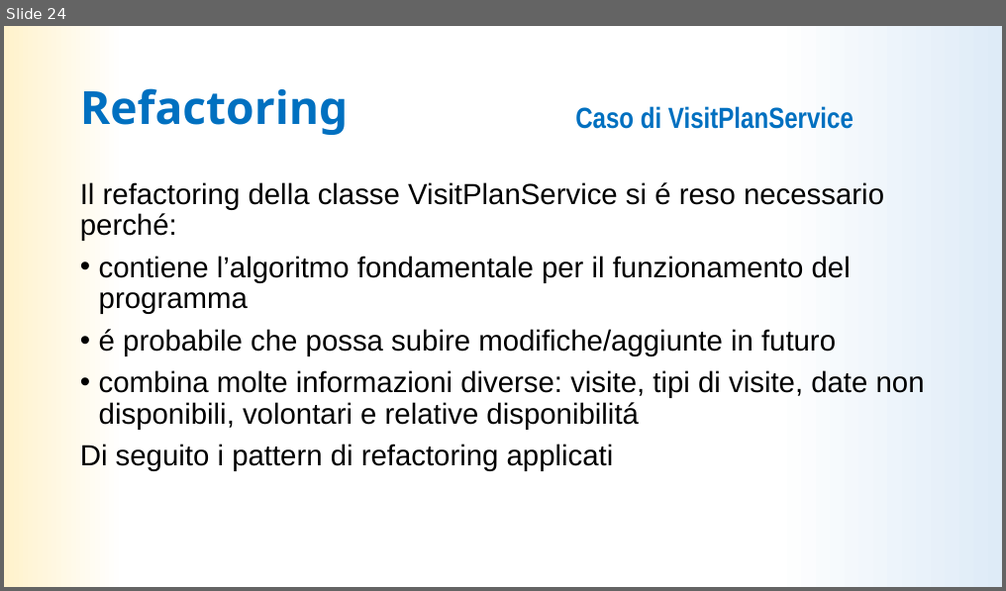
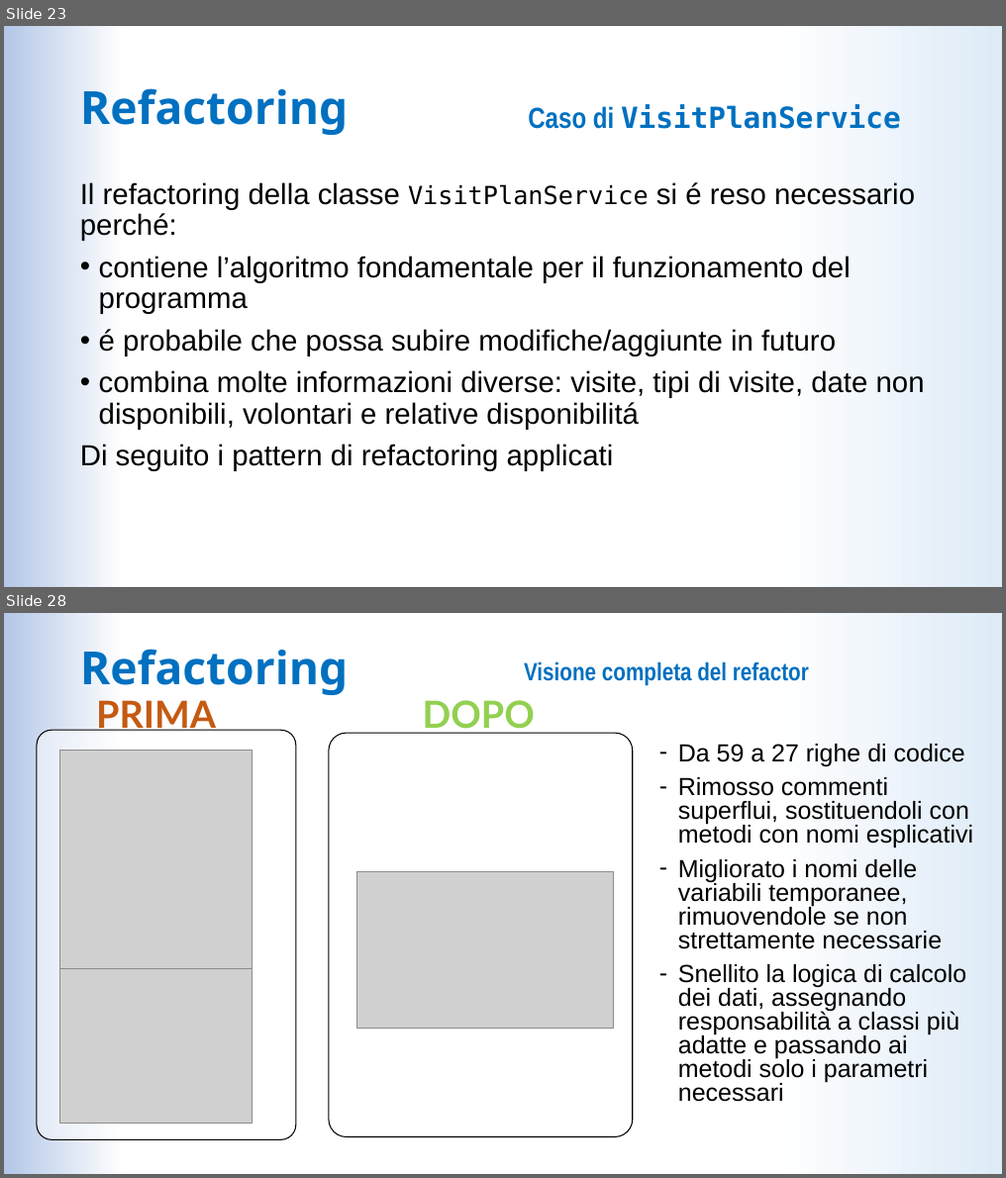
Before and after one commit to LDolzanelli/progettoIngegneria, a slide deck: doc/Presentazione/Presentazione_ingsw_parteB.pptx. Shown one above the other, each under a label of ours: slide 24 before the commit, slides 23 and 28 after it; the slides between them are not shown. The pictures are 1006x591 and 1006x1178 pixels, drawn with LibreOffice and Linux fonts; fonts in the diff are those of the drawing; grey boxes stand for pictures. Boxes give left, top, right and bottom in pixels: in the first picture for what was removed or moved away, otherwise in the second. Text is boxed around its words. In the diff, an @@ line names an element or a change of style, - is before the commit and + after.

Commit message:
powerpoint migliorato

```diff
--- a/doc/Presentazione/Presentazione_ingsw_parteB.pptx
+++ b/doc/Presentazione/Presentazione_ingsw_parteB.pptx
@@ slide 28 added at (4, 613, 1002, 1174), background gradient #DEEBF7 to #FFFFFF to #B4C7E7 @@
@@ title added at (80, 649, 349, 695), 44 pt, text #0070C0, bold @@
+Refactoring
@@ text added at (524, 662, 809, 686), 24 pt, text #0070C0, bold @@
+Visione completa del refactor
@@ text added at (96, 700, 216, 731), 36 pt, text #C55A11, bold @@
+PRIMA
@@ text added at (423, 700, 535, 734), 36 pt, text #92D050, bold @@
+DOPO
@@ rounded rectangle added at (37, 730, 296, 1140), fill #FFFFFF at 50% opacity, outline #000000 1 pt @@
@@ picture added at (60, 750, 252, 972) @@
@@ rounded rectangle added at (329, 733, 633, 1137), fill #FFFFFF at 50% opacity, outline #000000 1 pt @@
@@ text added at (678, 744, 973, 1102), 23.8 pt, text #000000 @@
+– Da 59 a 27 righe di codice
+– Rimosso commenti superflui, sostituendoli con metodi con nomi esplicativi
+– Migliorato i nomi delle variabili temporanee, rimuovendole se non strettamente necessarie
+– Snellito la logica di calcolo dei dati, assegnando responsabilità a classi più adatte e passando ai metodi solo i parametri necessari
@@ picture added at (356, 871, 613, 1028) @@
@@ picture added at (60, 968, 252, 1123) @@
@@ what was slide 24 is now slide 23 @@
@@ slide 23 changed as well @@
@@ background gradient #DEEBF7 to #FFFFFF to #FFF2CC to gradient #DEEBF7 to #FFFFFF to #B4C7E7 @@
@@ text "Caso di VisitPlanService" at (528, 104, 901, 129): font Arial Narrow to DejaVu Sans Mono in "VisitPlanService" @@
@@ text at (80, 182, 915, 241): size 28 to 24 pt, font Arial to DejaVu Sans Mono in "VisitPlanService" @@
```
Also in this commit, not shown: 26 other slides changed, 2 slides removed.
